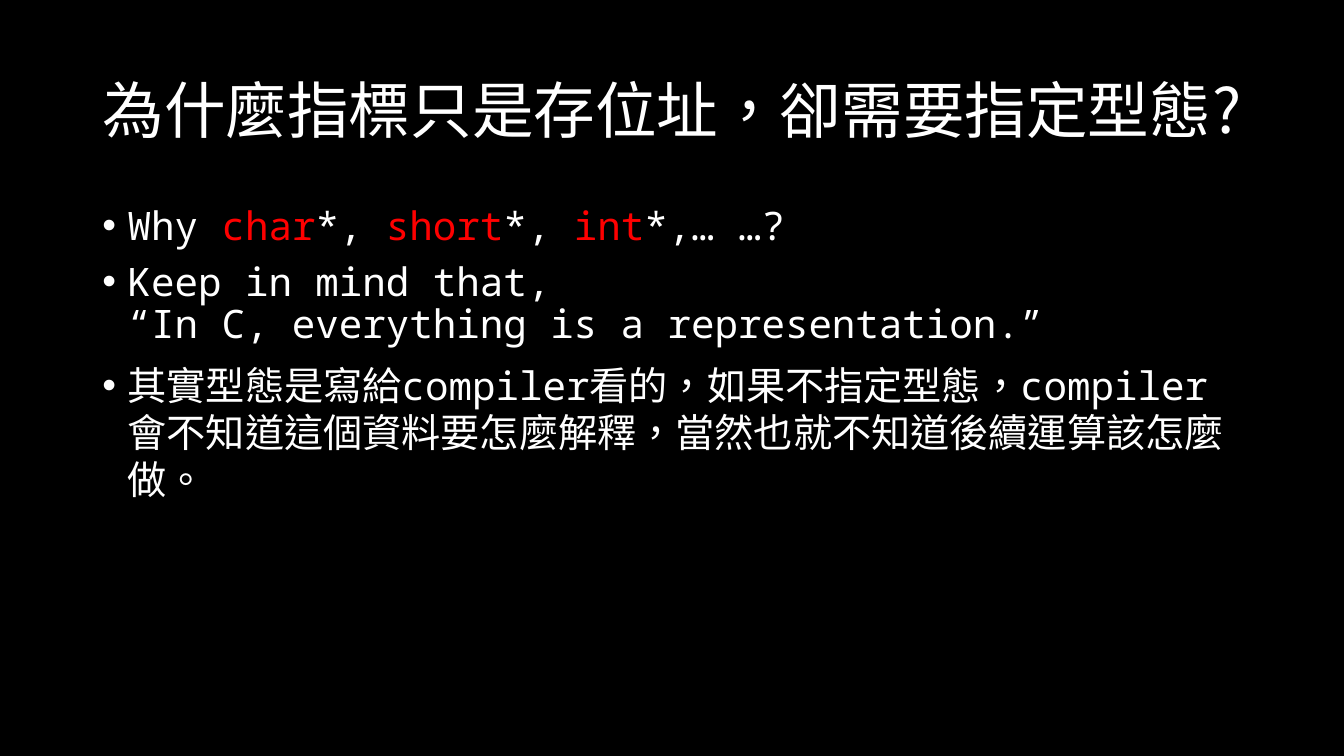
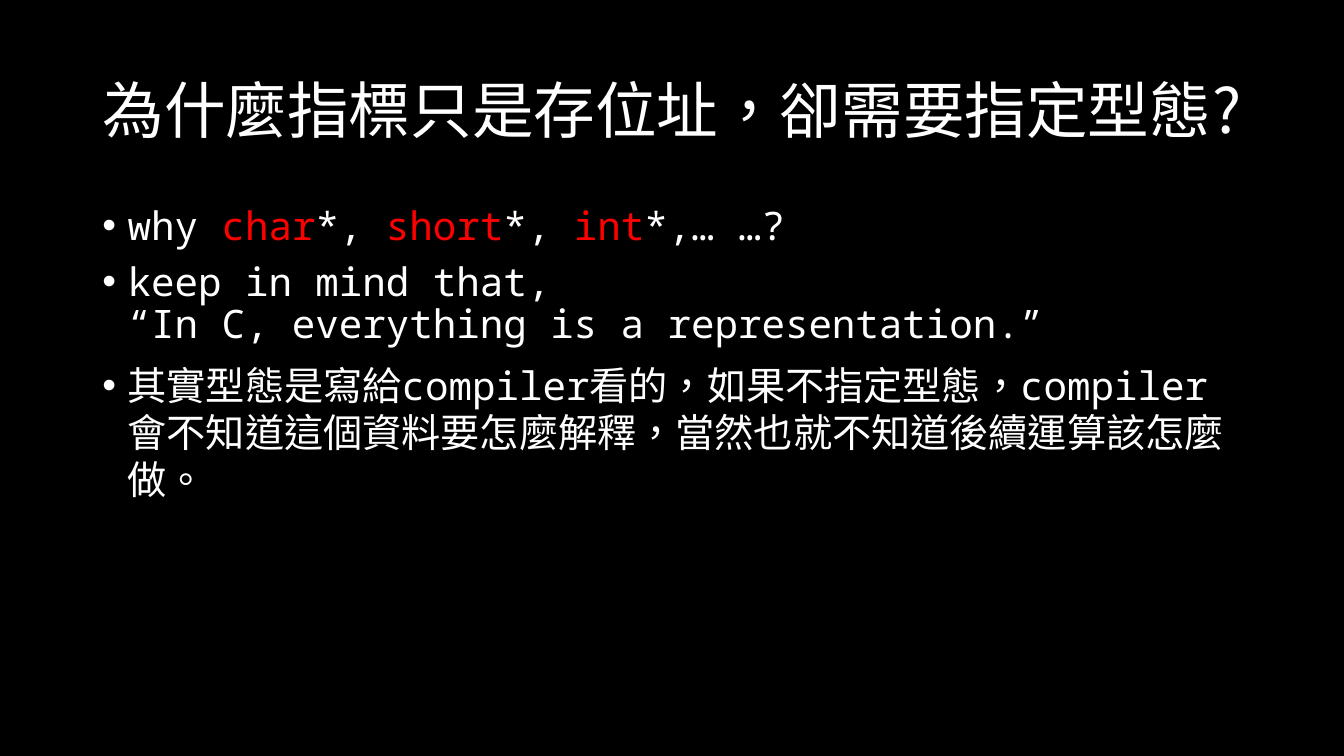
Before and after one commit to OEmiliatanO/those_c_prog_didnt_teach, a slide deck: slide 11 of Ch2/Ch2-pointer & array.pptx (slide 12 before the commit). Drawn at 1344x756 pixels with LibreOffice and Linux fonts; fonts in the diff are those of the drawing. Boxes give left, top, right and bottom in pixels: in the first picture for what was removed or moved away, otherwise in the second. Text is boxed around its words. In the diff, an @@ line names an element or a change of style, - is before the commit and + after.

```diff
--- a/Ch2/Ch2-pointer & array.pptx
+++ b/Ch2/Ch2-pointer & array.pptx
@@ text at box(128, 210, 1044, 348): text changed @@
-• Why char*, short*, int*,… …?
-• Keep in mind that,
-  “In C, everything is a representation.”
+• why char*, short*, int*,… …?
+• keep in mind that,
+  “In C, everything is a representation.”
```
Also in this commit, not shown: 33 other slides changed, 6 slides added, 1 slide removed, 2 other files.
